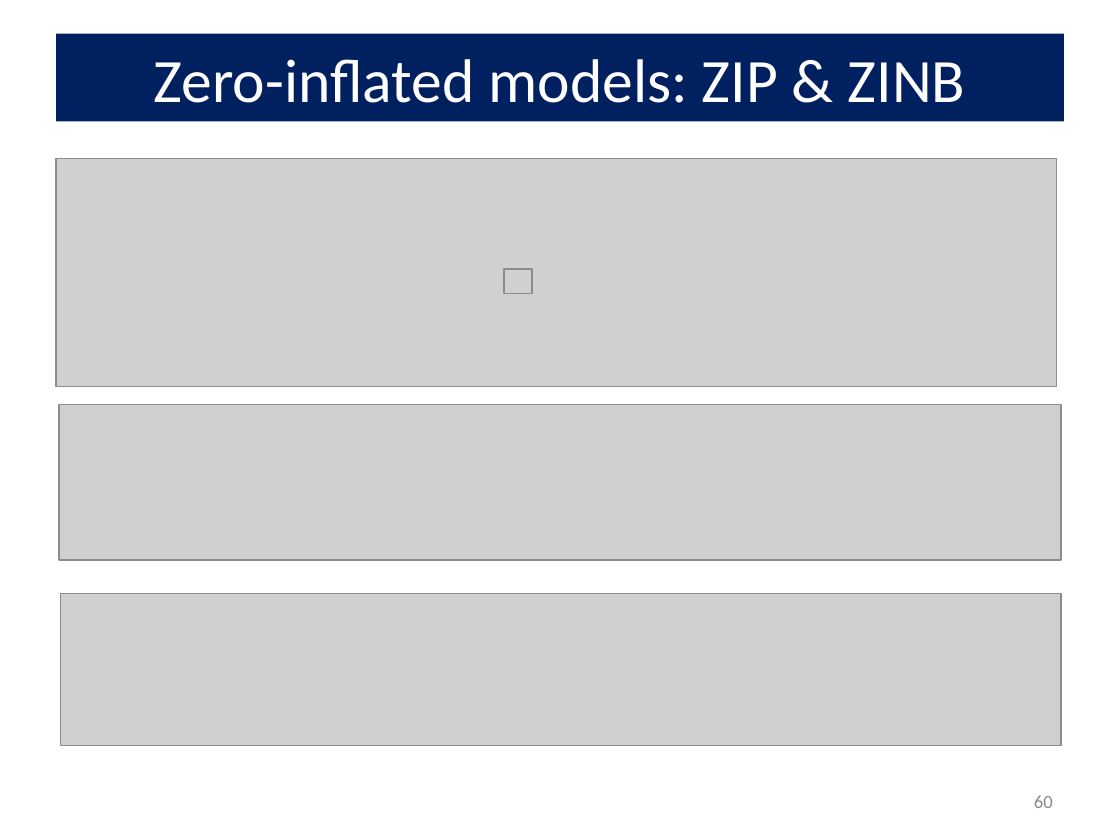
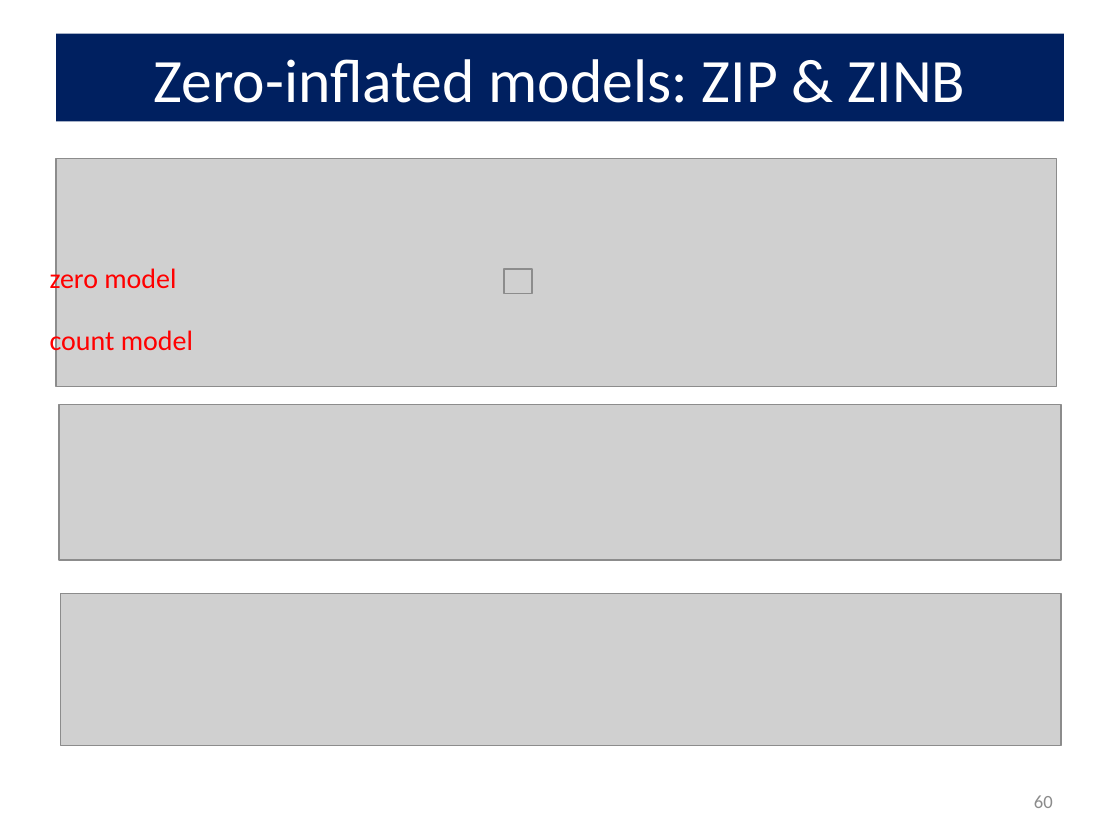
Before and after one commit to friendly/psy6136, a slide deck: slide 60 of docs/lectures/09-CountData.pptx. Drawn at 1120x840 pixels with LibreOffice and Linux fonts; fonts in the diff are those of the drawing; grey boxes stand for pictures. Boxes give left, top, right and bottom in pixels: in the first picture for what was removed or moved away, otherwise in the second. Text is boxed around its words. In the diff, an @@ line names an element or a change of style, - is before the commit and + after.

```diff
--- a/docs/lectures/09-CountData.pptx
+++ b/docs/lectures/09-CountData.pptx
@@ text added at bbox=[50, 265, 176, 295], 18 pt, text #FF0000 @@
+zero model
@@ text added at bbox=[50, 327, 193, 357], 18 pt, text #FF0000 @@
+count model
```
Also in this commit, not shown: 7 other slides changed, 10 other files.
